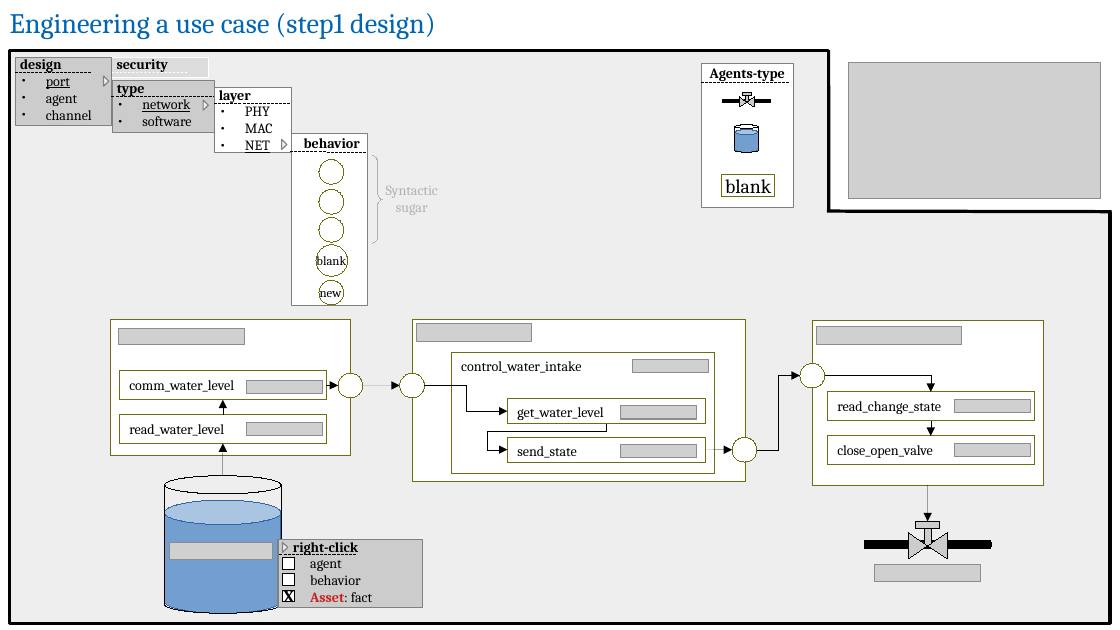
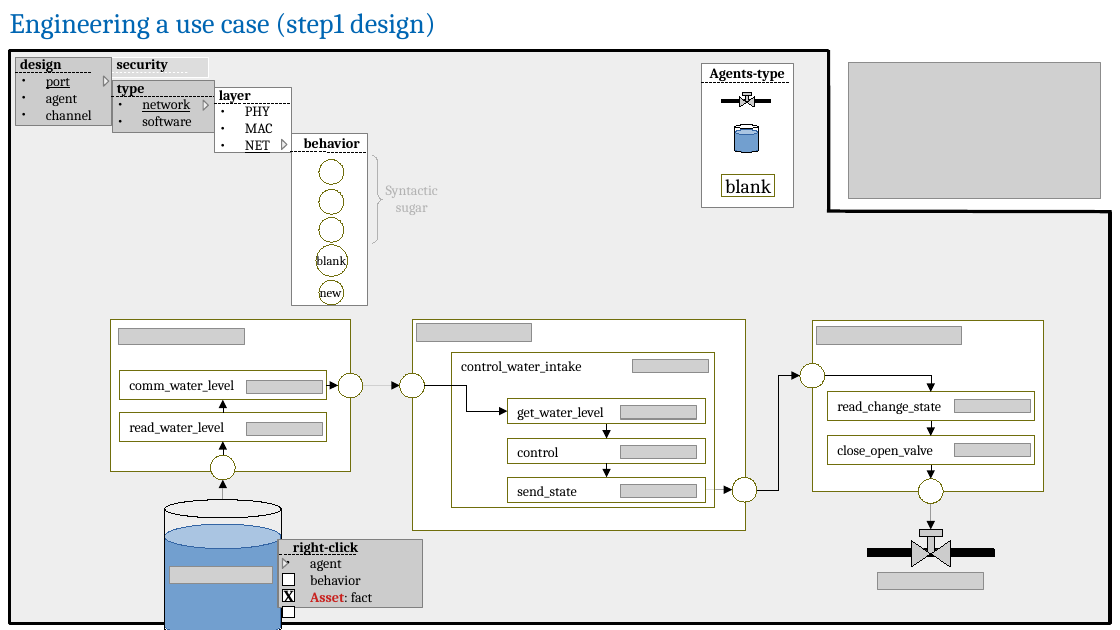
Before and after one commit to v-research/cybersecurity, a slide deck: slide 21 of images/v-research_tool-abf.odp. Drawn at 1120x630 pixels with LibreOffice and Linux fonts; fonts in the diff are those of the drawing; grey boxes stand for pictures; background and template pictures are left out. Boxes give left, top, right and bottom in pixels: in the first picture for what was removed or moved away, otherwise in the second. Text is boxed around its words. In the diff, an @@ line names an element or a change of style, - is before the commit and + after.

```diff
--- a/images/v-research_tool-abf.odp
+++ b/images/v-research_tool-abf.odp
@@ rectangle: place and size @@
-rectangle at (111,320,352,455)
+rectangle at (111,320,352,472)
@@ rectangle: place and size @@
-rectangle at (413,320,745,482)
+rectangle at (413,320,745,531)
@@ rectangle: place and size @@
-rectangle at (813,321,1044,486)
+rectangle at (813,321,1044,492)
@@ rectangle "control_water_intake": place and size @@
-rectangle "control_water_intake" at (451,353,714,474)
+rectangle "control_water_intake" at (451,353,714,508)
@@ elbow arrow moved from (757, 450) - (800, 376) to (757, 490) - (800, 376) @@
@@ arrow added from (223, 455) to (223, 441), #000000 0 pt @@
@@ elbow arrow removed from (607, 424) to (507, 450) @@
@@ rectangle added at (507,439,705,464), outline #706E0C 0 pt, 10 pt, text #000000 @@
+control
@@ arrow added from (607, 424) to (607, 439), #000000 0 pt @@
@@ ellipse added at (210,455,235,480), fill #FFFFFF, outline #706E0C 0 pt @@
@@ arrow added from (607, 463) to (607, 478), #000000 0 pt @@
@@ 1 rectangle, 1 arrow, 1 ellipse: place and size @@
-1 rectangle, 1 arrow, 1 ellipse at (507,437,757,462)
+1 rectangle, 1 arrow, 1 ellipse at (507,478,757,503)
@@ ellipse added at (919,479,943,503), fill #FFFFFF, outline #706E0C 0 pt @@
@@ arrow added from (931, 464) to (931, 479), #000000 0 pt @@
@@ 2 cylinders, 1 picture: place and size @@
-2 cylinders, 1 picture at (165,476,282,613)
+2 cylinders, 1 picture at (165,500,282,630)
@@ arrow moved from (223, 476) - (223, 443) to (223, 500) - (223, 480) @@
@@ picture added at (620,485,697,498) @@
@@ arrow moved from (928, 486) - (928, 521) to (931, 504) - (931, 530) @@
@@ 2 triangles, 2 rectangles, 1 picture: place and size @@
-2 triangles, 2 rectangles, 1 picture at (875,521,982,582)
+2 triangles, 2 rectangles, 1 picture at (878,530,985,590)
@@ flow chart extract: place and size @@
-flow chart extract at (283,542,288,552)
+flow chart extract at (283,558,288,569)
@@ cylinder: place and size @@
-cylinder at (864,541,991,549)
+cylinder at (867,548,994,556)
@@ rectangle: place and size @@
-rectangle at (284,558,295,569)
+rectangle at (284,607,295,618)
```
Also in this commit, not shown: 1 other slide changed, 9 other files.
